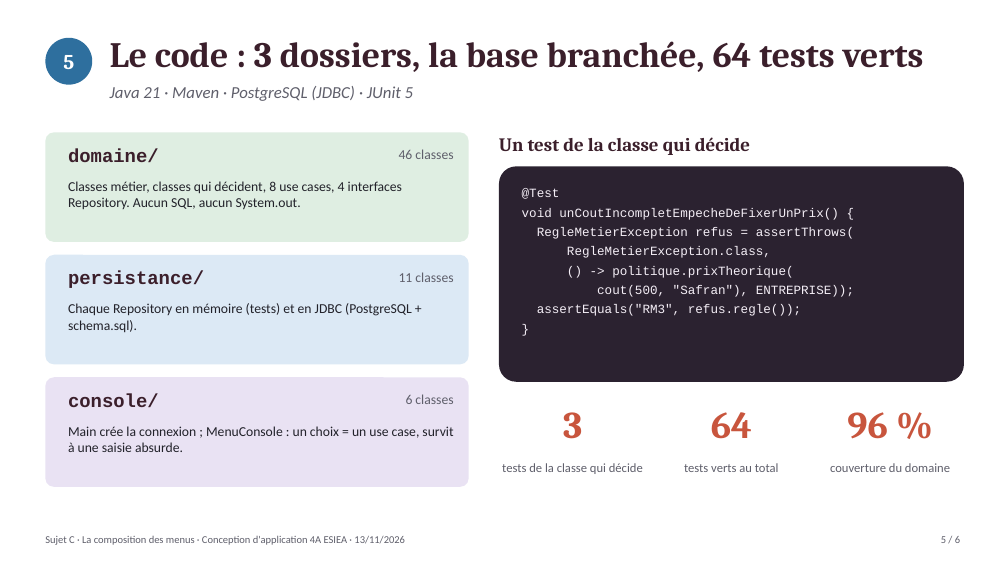
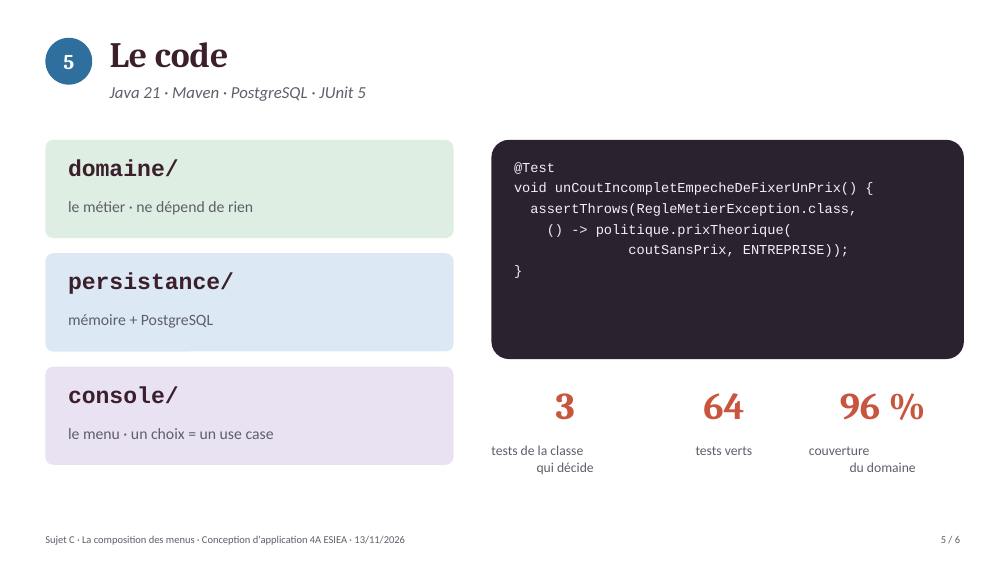
Before and after one commit to Barchah622/La-composition-des-menus, a slide deck: slide 6 of presentation/Presentation-Sujet-C.pptx (slide 5 before the commit). Drawn at 1008x567 pixels with LibreOffice and Linux fonts; fonts in the diff are those of the drawing. Boxes give left, top, right and bottom in pixels: in the first picture for what was removed or moved away, otherwise in the second. Text is boxed around its words. In the diff, an @@ line names an element or a change of style, - is before the commit and + after.

Commit message:
Présentation : diapo de couverture, moins de texte, même place pour chaque membre

```diff
--- a/presentation/Presentation-Sujet-C.pptx
+++ b/presentation/Presentation-Sujet-C.pptx
@@ text at [110,42,228,68]: text changed @@
-Le code : 3 dossiers, la base branchée, 64 tests verts
+Le code
@@ text at [110,86,365,101]: text changed @@
-Java 21 · Maven · PostgreSQL (JDBC) · JUnit 5
+Java 21 · Maven · PostgreSQL · JUnit 5
@@ rounded rectangle: place and size @@
-rounded rectangle at [45,132,469,242]
+rounded rectangle at [45,140,454,238]
@@ text removed at [399,149,453,159] @@
-46 classes
@@ rounded rectangle: place and size @@
-rounded rectangle at [499,166,964,382]
+rounded rectangle at [492,140,964,359]
@@ text removed at [499,137,750,155] @@
-Un test de la classe qui décide
@@ text "domaine/": place and size @@
-text "domaine/" at [68,149,159,162]
+text "domaine/" at [68,159,179,177]
@@ text at [514,162,857,237]: size 12 to 13 pt in "@Test", "void unCoutIncompletEmpecheDeFixerUnPrix() {", "() -> politique.prixTheorique(", "}" @@
@@ text "@Test": place and size @@
-text "@Test" at [522,188,854,316]
+text "@Test" at [514,162,857,257]
@@ text removed at [68,181,402,209] @@
-Classes métier, classes qui décident, 8 use cases, 4 interfaces Repository. Aucun SQL, aucun System.out.
@@ text added at [68,201,253,215], 15 pt, text #5F5F6B @@
+le métier · ne dépend de rien
@@ text at [530,203,857,216]: text changed; size 12 to 13 pt @@
-RegleMetierException refus = assertThrows(
-RegleMetierException.class,
+assertThrows(RegleMetierException.class,
@@ rounded rectangle: place and size @@
-rounded rectangle at [45,255,469,364]
+rounded rectangle at [45,253,454,352]
@@ text at [628,244,849,257]: text changed; size 12 to 13 pt @@
-cout(500, "Safran"), ENTREPRISE));
-assertEquals("RM3", refus.regle());
+coutSansPrix, ENTREPRISE));
@@ text removed at [399,272,453,282] @@
-11 classes
@@ text at [68,314,213,328]: text changed; size 13 to 15 pt; text colour #22222A to #5F5F6B @@
-Chaque Repository en mémoire (tests) et en JDBC (PostgreSQL + schema.sql).
+mémoire + PostgreSQL
@@ rounded rectangle: place and size @@
-rounded rectangle at [45,377,469,487]
+rounded rectangle at [45,367,454,465]
@@ size 18 to 22 pt in 3 elements at [68,159,179,177], [68,273,234,294], [68,386,179,404] @@
@@ text "console/": place and size @@
-text "console/" at [68,394,159,407]
+text "console/" at [68,386,179,404]
@@ text "3": place and size @@
-text "3" at [563,412,582,439]
+text "3" at [556,393,575,420]
@@ text "64": place and size @@
-text "64" at [711,412,752,439]
+text "64" at [703,393,744,420]
@@ text "96 %": place and size @@
-text "96 %" at [847,412,888,439]
+text "96 %" at [840,393,881,420]
@@ text removed at [406,394,453,404] @@
-6 classes
@@ text at [68,428,274,439]: text changed; size 13 to 15 pt; text colour #22222A to #5F5F6B @@
-Main crée la connexion ; MenuConsole : un choix = un use case, survit à une saisie absurde.
+le menu · un choix = un use case
@@ text "tests de la classe qui ...": place and size @@
-text "tests de la classe qui ..." at [502,463,643,474]
+text "tests de la classe qui ..." at [491,445,594,474]
@@ text "tests de la classe qui ..." at [491,445,594,474]: size 12 to 13 pt @@
@@ text at [696,446,752,455]: text changed; size 12 to 13 pt @@
-tests verts au total
+tests verts
@@ text "couverture du domaine" at [809,446,916,472]: size 12 to 13 pt @@
@@ text "couverture du domaine": place and size @@
-text "couverture du domaine" at [830,463,950,472]
+text "couverture du domaine" at [809,446,916,472]
```
Also in this commit, not shown: 4 other slides changed, 2 slides added, 1 slide removed, 1 other file.
